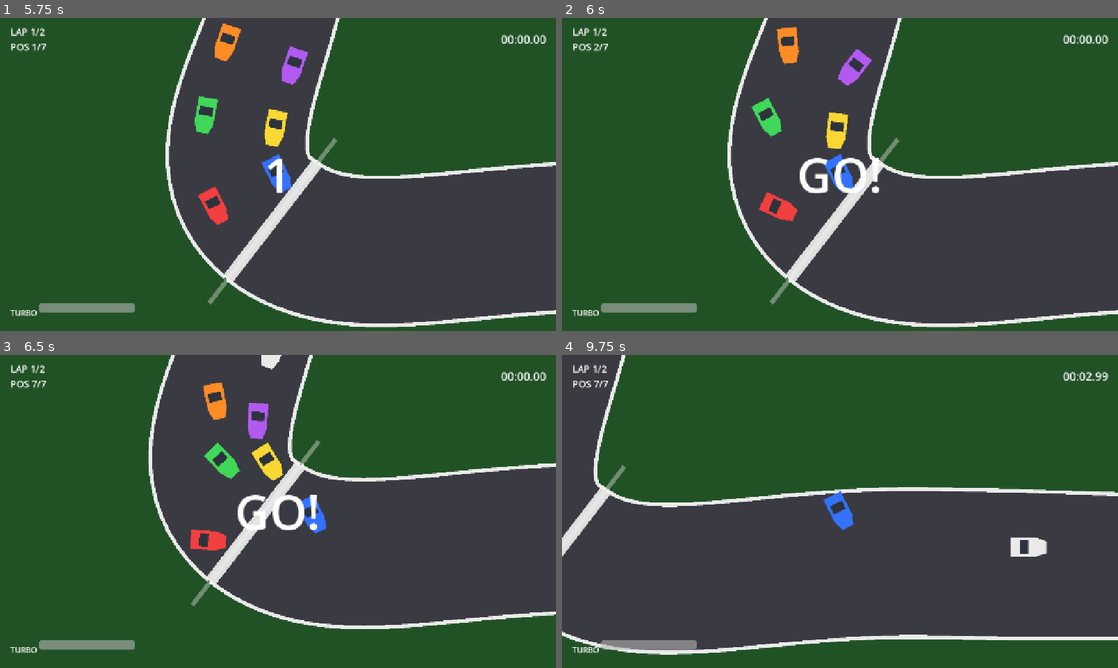
Above: before the commit, frames 1-4 (two rows, left to right).
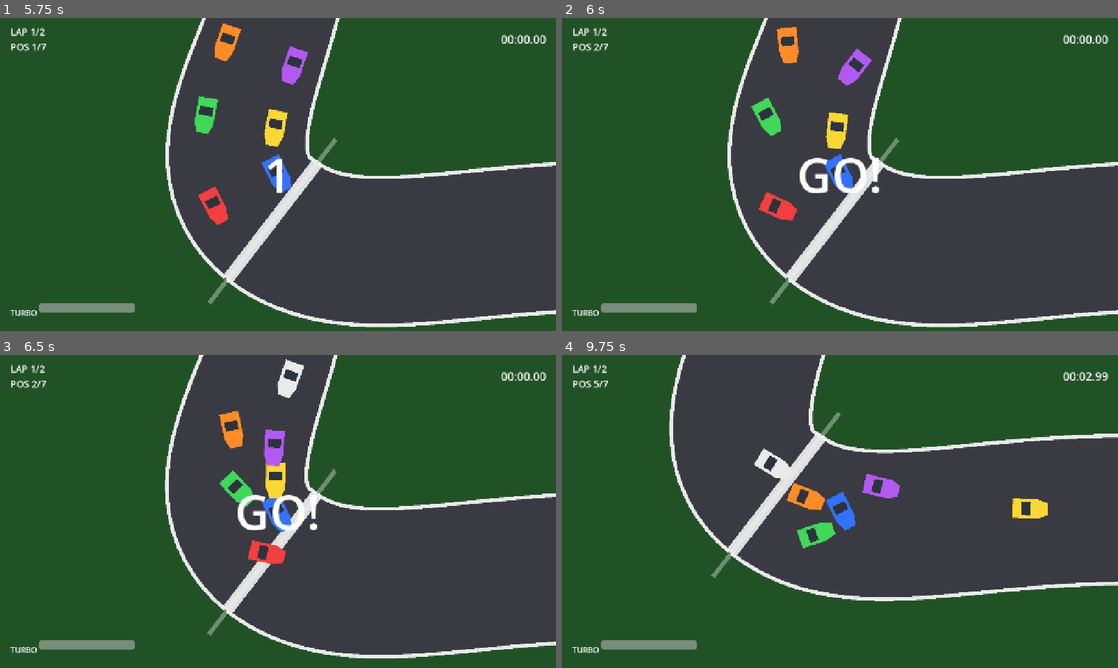
Above: after the commit, the same moments.

Repository: kalyzet/split-race
Game: Godot game, scene res://scenes/main_menu.tscn
Same seed, same stepped clock (60 frames per second), same inputs: the game is played once before the commit and once after it.
Inputs:
- Up to frame 1 (5.75 s): click "Single Player" at 0.5 s; click "Normal" at 1.25 s; click "Normal" at 2 s; click "START RACE" at 2.75 s
- Up to frame 2 (6 s): tap Enter at 5.75 s
- Up to frame 3 (6.5 s): no input
- Up to frame 4 (9.75 s): no input

Frame 1 is identical in both runs. In frame 2, less than 0.1% of the frame differs, in the area x 34-56%, y 2-65%; in frame 3, 21%; in frame 4, 52%, in the area x 0-100%, y 0-96%.

Commit message:
feat(fisika): implementasi resolusi tabrakan mobil manual dan mode gerak mengambang
- Mengganti deteksi tabrakan CharacterBody2D dengan resolusi tabrakan berpasangan manual di RaceManager
- Mengimplementasikan deteksi tabrakan berbasis lingkaran (radius 22) dengan pemisahan tumpang tindih dan respons impuls
- Menambahkan peluruhan knockback eksponensial dengan batas maksimum untuk mencegah akumulasi dorongan yang berlebihan
- Mengubah collision_mask mobil dari 3 menjadi 1 (hanya dinding) dan mengatur motion_mode ke FLOATING
- Menambahkan pemulihan speed scraping untuk mengoreksi kecepatan saat terhalang oleh dinding
- Mengimplementasikan turbo fade halus menggunakan peluruhan eksponensial alih-alih hard clamping
- Meningkatkan penyelarasan kemudi dengan memperhitungkan arah haluan ke dalam akselerasi
- Menambahkan adegan dan skrip uji probe fisika untuk validasi tabrakan
- Memperbarui dokumentasi MVP dengan detail implementasi fisika akhir
- Meningkatkan batas waktu deteksi CPU macet dari 1,5 detik menjadi 2,5 detik untuk stabilitas yang lebih baik
- Mengatur prioritas proses fisika RaceManager ke 10 untuk pengurutan tabrakan deterministik

Diff:
--- a/scenes/cars/car.tscn
+++ b/scenes/cars/car.tscn
@@ -1,16 +1,14 @@
-[gd_scene load_steps=4 format=3]
+[gd_scene load_steps=3 format=3]
 
 [ext_resource type="Script" path="res://scripts/car/car.gd" id="1_car"]
 
 [sub_resource type="RectangleShape2D" id="RectangleShape2D_body"]
 size = Vector2(48, 26)
 
-[sub_resource type="RectangleShape2D" id="RectangleShape2D_body_large"]
-size = Vector2(48, 26)
-
 [node name="Car" type="CharacterBody2D"]
 collision_layer = 2
-collision_mask = 3
+collision_mask = 1
+motion_mode = 1
 script = ExtResource("1_car")
 
 [node name="CollisionShape2D" type="CollisionShape2D" parent="."]
--- a/scripts/car/car.gd
+++ b/scripts/car/car.gd
@@ -1,5 +1,11 @@
 class_name Car
 extends CharacterBody2D
+
+const COLLISION_RADIUS := 22.0
+const KNOCKBACK_DECAY := 5.0
+const KNOCKBACK_MAX := 260.0
+const SCRAPE_RECOVERY := 900.0
+const TURBO_FADE := 500.0
 
 @export_group("Movement")
 @export var max_speed: float = 420.0
@@ -38,7 +44,7 @@
 var car_id: int = 0
 var color_name: String = ""
 
-var _push: Vector2 = Vector2.ZERO
+var _knockback: Vector2 = Vector2.ZERO
 
 
 func set_color(color: Color) -> void:
@@ -46,11 +52,10 @@
 		_body_poly.color = color
 
 
-func apply_push(impulse: Vector2) -> void:
+func apply_knockback(impulse: Vector2) -> void:
 	if is_finished:
 		return
-	_push += impulse
-	speed *= 0.9
+	_knockback = (_knockback + impulse).limit_length(KNOCKBACK_MAX)
 
 
 func mark_finished(time: float) -> void:
@@ -58,7 +63,7 @@
 	finish_time = time
 	speed = 0.0
 	velocity = Vector2.ZERO
-	_push = Vector2.ZERO
+	_knockback = Vector2.ZERO
 	collision_layer = 0
 
 
@@ -69,12 +74,11 @@
 	if frozen:
 		speed = 0.0
 		velocity = Vector2.ZERO
-		_push = Vector2.ZERO
+		_knockback = Vector2.ZERO
 		return
 
 	_update_turbo(delta)
 	_update_movement(delta)
-	_handle_collisions()
 
 
 func _update_turbo(delta: float) -> void:
@@ -95,30 +99,27 @@
 		var speed_ratio := clampf(speed / max_speed, 0.0, 1.0)
 		var turn_rate := lerpf(base_turn_rate, min_turn_rate, speed_ratio)
 		rotation += clampf(diff, -turn_rate * delta, turn_rate * delta)
-		speed = minf(speed + acceleration * delta, effective_max)
+		var heading := Vector2.RIGHT.rotated(rotation)
+		var alignment := maxf(0.25, heading.dot(drive_direction))
+		speed += acceleration * alignment * delta
 	else:
 		speed = maxf(speed - friction * delta, 0.0)
 
 	if wants_brake:
 		speed = maxf(speed - brake_force * delta, 0.0)
 
-	speed = minf(speed, effective_max)
+	if speed > effective_max:
+		speed = move_toward(speed, effective_max, TURBO_FADE * delta)
 
 	var heading := Vector2.RIGHT.rotated(rotation)
-	velocity = heading * speed + _push
+	velocity = heading * speed + _knockback
+	var before := global_position
 	move_and_slide()
-	_push = _push.move_toward(Vector2.ZERO, 220.0 * delta)
 
+	var actual_speed := before.distance_to(global_position) / maxf(delta, 0.0001)
+	if actual_speed < speed - 5.0:
+		speed = move_toward(speed, actual_speed, SCRAPE_RECOVERY * delta)
 
-func _handle_collisions() -> void:
-	for i in get_slide_collision_count():
-		var col := get_slide_collision(i)
-		var collider := col.get_collider()
-		if collider is Car:
-			var other := collider as Car
-			if other.is_finished:
-				continue
-			var n := col.get_normal()
-			_push += n * 50.0
-			speed *= 0.9
-			other.apply_push(-n * 130.0)
+	_knockback *= exp(-KNOCKBACK_DECAY * delta)
+	if _knockback.length_squared() < 25.0:
+		_knockback = Vector2.ZERO
--- a/scripts/car/cpu_controller.gd
+++ b/scripts/car/cpu_controller.gd
@@ -62,7 +62,7 @@
 
 	if car.speed < 15.0:
 		_stuck_time += delta
-		if _stuck_time > 1.5:
+		if _stuck_time > 2.5:
 			_recover()
 			_stuck_time = 0.0
 	else:
--- a/scripts/race/race_manager.gd
+++ b/scripts/race/race_manager.gd
@@ -38,6 +38,7 @@
 
 func _ready() -> void:
 	process_mode = Node.PROCESS_MODE_ALWAYS
+	process_physics_priority = 10
 	_multiplayer = GameManager.game_mode == GameManager.GameMode.LOCAL_MULTIPLAYER
 	_curve = track.curve
 	_cp_count = track.get_checkpoint_count()
@@ -93,10 +94,39 @@
 		return
 	if state == State.FINISHED:
 		return
+	_resolve_car_collisions()
 	for c in cars:
 		if not c.is_finished:
 			c.path_offset = _curve.get_closest_offset(c.global_position)
 	_update_ranking()
+
+
+func _resolve_car_collisions() -> void:
+	var min_dist := Car.COLLISION_RADIUS * 2.0
+	for i in cars.size():
+		var a := cars[i]
+		if a.is_finished or a.frozen:
+			continue
+		for j in range(i + 1, cars.size()):
+			var b := cars[j]
+			if b.is_finished or b.frozen:
+				continue
+			var offset := b.global_position - a.global_position
+			var dist := offset.length()
+			if dist >= min_dist:
+				continue
+			var normal := offset.normalized() if dist > 0.001 else Vector2.RIGHT.rotated(a.rotation)
+			var overlap := min_dist - dist
+			a.global_position -= normal * overlap * 0.5
+			b.global_position += normal * overlap * 0.5
+			var approach := (b.velocity - a.velocity).dot(normal)
+			if approach < 0.0:
+				var impulse := -approach * 0.5
+				a.apply_knockback(-normal * impulse)
+				b.apply_knockback(normal * impulse)
+				if -approach > 40.0:
+					a.speed *= 0.97
+					b.speed *= 0.97
 
 
 func get_position_of(car: Car) -> int:
--- a/scripts/race/track.gd
+++ b/scripts/race/track.gd
@@ -6,9 +6,7 @@
 @export var centerline: PackedVector2Array
 @export var point_widths: PackedFloat32Array
 @export var checkpoint_offsets: PackedFloat32Array = PackedFloat32Array([0.0, 0.2, 0.4, 0.6, 0.8])
-@export var wall_thickness: float = 28.0
 @export var visual_step: float = 12.0
-@export var wall_step: float = 36.0
 
 var curve := Curve2D.new()
 
@@ -131,35 +129,19 @@
 	boundaries.collision_mask = 0
 	add_child(boundaries)
 
-	var total_len := curve.get_baked_length()
-	var sample_positions := PackedFloat32Array()
-	var o := 0.0
-	while o <= total_len:
-		sample_positions.append(o)
-		o += wall_step
-	if sample_positions[sample_positions.size() - 1] < total_len - 1.0:
-		sample_positions.append(total_len)
+	var data := _sample_road()
+	var left: PackedVector2Array = data["left"]
+	var right: PackedVector2Array = data["right"]
 
 	for side_index in 2:
-		var side: float = 1.0 if side_index == 0 else -1.0
-		for i in sample_positions.size():
-			var o0: float = sample_positions[i]
-			var o1: float = sample_positions[(i + 1) % sample_positions.size()]
-			var p0 := curve.sample_baked(o0)
-			var p1 := curve.sample_baked(fposmod(o1, total_len))
-			var t := _tangent_at(o0)
-			var n := t.orthogonal() * side
-			var w0 := width_at_offset(o0) * 0.5
-			var mid := ((p0 + n * (w0 + wall_thickness * 0.5)) + (p1 + n * (w0 + wall_thickness * 0.5))) * 0.5
-			var seg_len := p0.distance_to(p1) + 4.0
-
-			var shape_node := CollisionShape2D.new()
-			var box := RectangleShape2D.new()
-			box.size = Vector2(seg_len, wall_thickness)
-			shape_node.shape = box
-			shape_node.position = mid
-			shape_node.rotation = t.angle()
-			boundaries.add_child(shape_node)
+		var points: PackedVector2Array = left if side_index == 0 else right
+		if points[0].distance_to(points[points.size() - 1]) > 0.5:
+			points.append(points[0])
+		var wall := CollisionPolygon2D.new()
+		wall.name = "WallLeft" if side_index == 0 else "WallRight"
+		wall.build_mode = CollisionPolygon2D.BUILD_SEGMENTS
+		wall.polygon = points
+		boundaries.add_child(wall)
 
 
 func _build_checkpoints() -> void:
--- /dev/null
+++ b/tests/physics_probe.gd
@@ -0,0 +1,126 @@
+extends Node
+
+var race: Control
+var track: RaceTrack
+var cars: Array[Car] = []
+var failures: Array[String] = []
+
+
+func _ready() -> void:
+	race = load("res://scenes/race.tscn").instantiate()
+	add_child(race)
+	race.set_process(false)
+	await get_tree().process_frame
+	track = race.track
+	cars = race.cars
+	for c in cars:
+		var controller := c.get_node_or_null("Controller")
+		if controller != null:
+			controller.set_physics_process(false)
+		c.frozen = true
+		c.speed = 0.0
+		c.drive_direction = Vector2.ZERO
+	await _test_wall_scrape()
+	await _test_head_on()
+	if failures.is_empty():
+		print("PHYSICS PROBE PASS")
+	else:
+		for f in failures:
+			print("FAIL: ", f)
+		print("PHYSICS PROBE FAILED")
+	get_tree().quit(0 if failures.is_empty() else 1)
+
+
+func _test_wall_scrape() -> void:
+	var total := track.curve.get_baked_length()
+	var o := _straight_offset(total)
+	var p := track.curve.sample_baked(o)
+	var t := track._tangent_at(o)
+	var n := t.orthogonal()
+	var half := track.width_at_offset(o) * 0.5
+	var car := cars[0]
+	car.global_position = p + n * (half - 30.0)
+	var heading := (t + n * 0.45).normalized()
+	car.rotation = heading.angle()
+	car.speed = 200.0
+	car.frozen = false
+	var start := car.global_position
+	var max_lateral := 0.0
+	for i in 90:
+		car.drive_direction = heading
+		await get_tree().physics_frame
+		max_lateral = maxf(max_lateral, _lateral_from_center(car.global_position))
+	var progress := (car.global_position - start).dot(t)
+	print("wall scrape: progress=%.1f px max_lateral=%.1f px" % [progress, max_lateral])
+	if progress < 250.0:
+		failures.append("wall scrape: only %.1f px progress in 1.5s (snagged)" % progress)
+	if max_lateral > half + 10.0:
+		failures.append("wall scrape: escaped track (lateral %.1f > %.1f)" % [max_lateral, half + 10.0])
+	car.drive_direction = Vector2.ZERO
+	car.frozen = true
+
+
+func _test_head_on() -> void:
+	var total := track.curve.get_baked_length()
+	var o := _straight_offset(total)
+	var p := track.curve.sample_baked(o)
+	var t := track._tangent_at(o)
+	var a := cars[0]
+	var b := cars[1]
+	a.global_position = p
+	a.rotation = t.angle()
+	a.speed = 260.0
+	a.frozen = false
+	b.global_position = p + t * 380.0
+	b.rotation = (-t).angle()
+	b.speed = 240.0
+	b.frozen = false
+	var min_dist := INF
+	var min_after_contact := INF
+	var contacted := false
+	var max_speed := 0.0
+	var non_finite := false
+	for i in 120:
+		a.drive_direction = t
+		b.drive_direction = -t
+		await get_tree().physics_frame
+		var d := a.global_position.distance_to(b.global_position)
+		min_dist = minf(min_dist, d)
+		if d < 44.0:
+			contacted = true
+		if contacted:
+			min_after_contact = minf(min_after_contact, d)
+		max_speed = maxf(max_speed, maxf(a.speed, b.speed))
+		if not is_finite(a.global_position.x) or not is_finite(b.global_position.x):
+			non_finite = true
+			break
+	print("head-on: min_dist=%.1f min_after_contact=%.1f max_speed=%.1f" % [min_dist, min_after_contact, max_speed])
+	if not contacted:
+		failures.append("head-on: cars never met (min_dist %.1f)" % min_dist)
+	elif min_after_contact < 41.0:
+		failures.append("head-on: overlap down to %.1f px" % min_after_contact)
+	if non_finite:
+		failures.append("head-on: non-finite position")
+	if max_speed > 700.0:
+		failures.append("head-on: runaway speed %.1f" % max_speed)
+	a.drive_direction = Vector2.ZERO
+	b.drive_direction = Vector2.ZERO
+	a.frozen = true
+	b.frozen = true
+
+
+func _straight_offset(total: float) -> float:
+	var best_o := total * 0.2
+	var best_bend := INF
+	for k in 40:
+		var o := total * (0.15 + 0.2 * float(k) / 40.0)
+		var bend := absf(track._tangent_at(o).angle_to(track._tangent_at(o + 300.0)))
+		if bend < best_bend:
+			best_bend = bend
+			best_o = o
+	return fposmod(best_o, total)
+
+
+func _lateral_from_center(pos: Vector2) -> float:
+	var o := track.curve.get_closest_offset(pos)
+	return pos.distance_to(track.curve.sample_baked(o))
--- /dev/null
+++ b/tests/physics_probe.tscn
@@ -0,0 +1,6 @@
+[gd_scene load_steps=2 format=3]
+
+[ext_resource type="Script" path="res://tests/physics_probe.gd" id="1"]
+
+[node name="PhysicsProbe" type="Node"]
+script = ExtResource("1")
Not shown, changed: MVP.md
